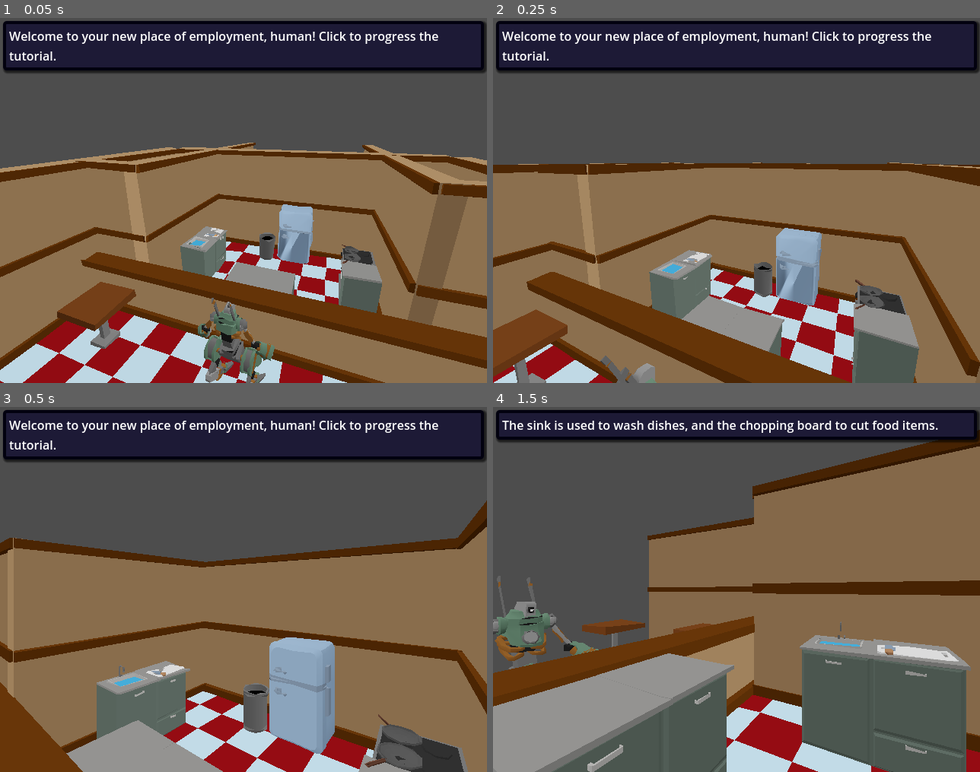
Above: before the commit, frames 1-4 (two rows, left to right).
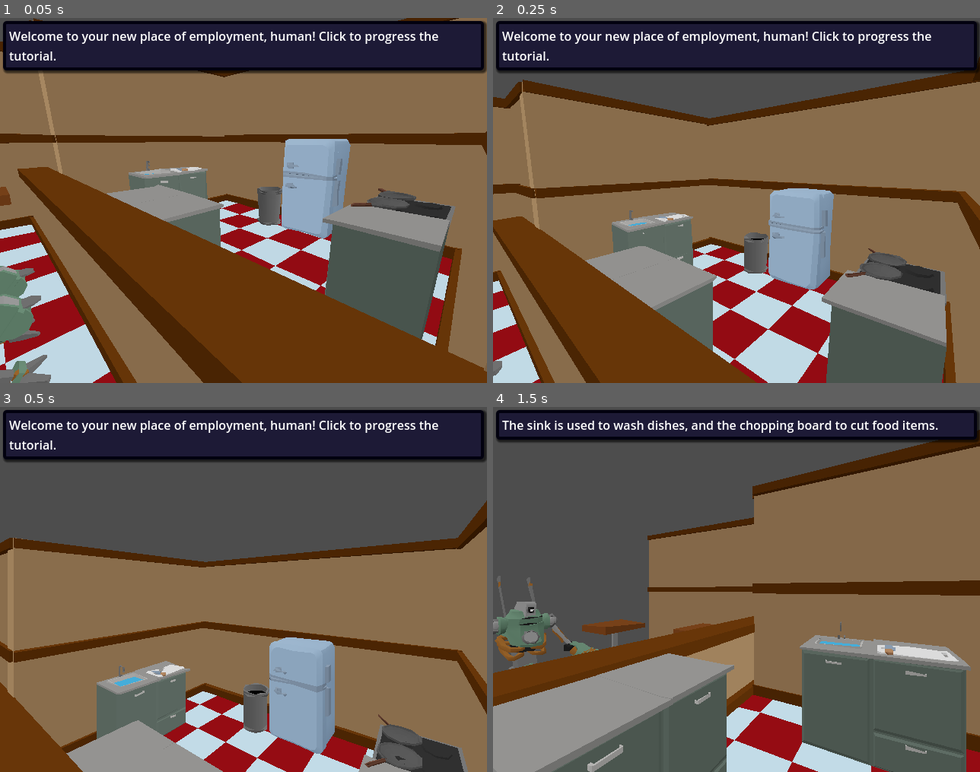
Above: after the commit, the same moments.

Repository: connor-lennox/DemoDisk
Game: Godot game, scene res://scenes/tutorial/tutorial_scene.tscn
Two runs of this game, one before a commit and one after it. Both use one fixed random seed, a clock stepped at 60 frames per second and the inputs below. This scene is started directly instead of the project's main scene.
Inputs (mouse positions are in pixels of both pictures, inside the frame that each line leads up to):
- Up to frame 1 (0.05 s): no input
- Up to frame 2 (0.25 s): no input
- Up to frame 3 (0.5 s): no input
- Up to frame 4 (1.5 s): tap Enter (ui_accept) at 0.5, 0.77 s; move the mouse to (843, 571) at 0.52 s; hold Right (ui_right) 0.53-1.28 s; click (843, 571) at 0.6 s; move the mouse to (639, 607) at 1.27 s; hold Left (ui_left) from 1.28 s (still down); click (639, 607) at 1.35 s

The runs differ from the first frame. In frame 1, 68% of the frame differs, in the area x 0-100%, y 0-100%; in frame 2, 55%; in frame 3, nothing differs; in frame 4, nothing differs.

Commit message:
better transitions

Diff:
--- a/nodes/bgm.gd
+++ b/nodes/bgm.gd
@@ -1,14 +1,18 @@
 extends AudioStreamPlayer
+
+const PLAYING_VOLUME = -7
+const OFF_VOLUME = -25
+const VOLUME_FADE_TIME = 0.5
 
 const TITLE_TRACK = "title"
 const GAME_TRACK = "game"
 
 var current_track = ""
 
+var volume_tween: Tween = null
 
 func _ready():
 	volume_db = -7
-
 
 func play_title_music():
 	if current_track != TITLE_TRACK:
@@ -22,3 +26,15 @@
 		stream = load("res://assets/music/game_music.ogg")
 		play()
 		current_track = GAME_TRACK
+
+func fade_out():
+	if volume_tween:
+		volume_tween.kill()
+	volume_tween = get_tree().create_tween()
+	volume_tween.tween_property(self, "volume_db", OFF_VOLUME, VOLUME_FADE_TIME)
+
+func fade_in():
+	if volume_tween:
+		volume_tween.kill()
+	volume_tween = get_tree().create_tween()
+	volume_tween.tween_property(self, "volume_db", PLAYING_VOLUME, VOLUME_FADE_TIME)
--- a/scenes/scene_holder.gd
+++ b/scenes/scene_holder.gd
@@ -4,6 +4,7 @@
 @onready var scene_root = $SceneRoot
 
 func switch_to_scene(path: String):
+	Bgm.fade_out()
 	await fade_transition.cover()
 
 	for child in scene_root.get_children():
@@ -12,4 +13,5 @@
 	var new_scene = load(path).instantiate()
 	scene_root.add_child(new_scene)
 
+	Bgm.fade_in()
 	fade_transition.uncover()
--- a/scenes/title/title_scene.gd
+++ b/scenes/title/title_scene.gd
@@ -11,6 +11,8 @@
 func _start_game():
 	SceneManager.switch_to_game()
 
-
 func _start_tutorial():
 	SceneManager.switch_to_tutorial()
+
+func _exit_game():
+	get_tree().quit()
--- a/scenes/title/title_scene.tscn
+++ b/scenes/title/title_scene.tscn
@@ -21,17 +21,28 @@
 
 [node name="VBoxContainer" type="VBoxContainer" parent="MarginContainer"]
 layout_mode = 2
-theme_override_constants/separation = 16
+theme_override_constants/separation = 8
 
 [node name="PlayButton" type="Button" parent="MarginContainer/VBoxContainer"]
 custom_minimum_size = Vector2(250, 0)
 layout_mode = 2
 text = "Play"
 
+[node name="LevelSelectButton" type="Button" parent="MarginContainer/VBoxContainer"]
+custom_minimum_size = Vector2(250, 0)
+layout_mode = 2
+disabled = true
+text = "Level Select"
+
 [node name="TutorialButton" type="Button" parent="MarginContainer/VBoxContainer"]
 custom_minimum_size = Vector2(250, 0)
 layout_mode = 2
 text = "Tutorial"
+
+[node name="ExitButton" type="Button" parent="MarginContainer/VBoxContainer"]
+custom_minimum_size = Vector2(250, 0)
+layout_mode = 2
+text = "Exit"
 
 [node name="Restaurant" parent="." instance=ExtResource("2_a70bl")]
 
@@ -55,3 +66,4 @@
 
 [connection signal="pressed" from="MarginContainer/VBoxContainer/PlayButton" to="." method="_start_game"]
 [connection signal="pressed" from="MarginContainer/VBoxContainer/TutorialButton" to="." method="_start_tutorial"]
+[connection signal="pressed" from="MarginContainer/VBoxContainer/ExitButton" to="." method="_exit_game"]
--- a/scenes/tutorial/tutorial_scene.gd
+++ b/scenes/tutorial/tutorial_scene.gd
@@ -5,6 +5,7 @@
 @onready var tutorial_points = $TutorialPoints.get_children()
 @onready var tutorial_cam = $TutorialCam
 @onready var tutorial_text: Label = $"%TutorialText"
+@onready var swish_audio = $SwishAudio
 
 var point_idx = 0
 var moving = false
@@ -37,6 +38,8 @@
 	target.enter()
 	tutorial_text.text = target.description
 
+	swish_audio.play()
+
 	var tween: Tween = get_tree().create_tween()
 	tween.tween_property(tutorial_cam, "global_position", target.global_position, TIME_TO_MOVE)
 	var rotation_target = Vector3(0, tutorial_cam.global_rotation.y + wrapf(target.global_rotation.y - tutorial_cam.global_rotation.y, -PI, PI), 0)
--- a/scenes/tutorial/tutorial_scene.tscn
+++ b/scenes/tutorial/tutorial_scene.tscn
@@ -1,10 +1,11 @@
-[gd_scene load_steps=6 format=3 uid="uid://cp2qbthk8urx2"]
+[gd_scene load_steps=7 format=3 uid="uid://cp2qbthk8urx2"]
 
 [ext_resource type="PackedScene" uid="uid://bc7fw6ecvwcv6" path="res://scenes/restaurant.tscn" id="1_ed4hd"]
 [ext_resource type="Script" path="res://scenes/tutorial/tutorial_scene.gd" id="1_lt0ct"]
 [ext_resource type="Script" path="res://scenes/tutorial/tutorial_point.gd" id="2_25uqi"]
 [ext_resource type="StyleBox" uid="uid://cl0ts27mjapj1" path="res://scenes/tutorial/tutorial_text_box.tres" id="4_r5avi"]
 [ext_resource type="PackedScene" uid="uid://03f307g5cj2y" path="res://nodes/customers/customer.tscn" id="5_qrxt3"]
+[ext_resource type="AudioStream" uid="uid://4ula6jb1q52f" path="res://assets/sounds/move_swish.ogg" id="6_q8ir5"]
 
 [node name="TutorialScene" type="Node3D"]
 script = ExtResource("1_lt0ct")
@@ -45,7 +46,7 @@
 description = "Get out there and start flipping some burgers!"
 
 [node name="TutorialCam" type="Camera3D" parent="."]
-transform = Transform3D(-0.952939, 0.0981888, -0.286821, 0, 0.946097, 0.323882, 0.303162, 0.30864, -0.901573, -1.47269, 6.28181, -5.60166)
+transform = Transform3D(-0.714509, 0.197509, -0.671168, 0, 0.959324, 0.282306, 0.699626, 0.201711, -0.685446, -3.63945, 2.42401, -0.67098)
 current = true
 
 [node name="MarginContainer" type="MarginContainer" parent="."]
@@ -70,4 +71,8 @@
 [node name="Customer" parent="." instance=ExtResource("5_qrxt3")]
 transform = Transform3D(1, 0, 0, 0, 1, 0, 0, 0, 1, 0, 0, -1.3)
 
+[node name="SwishAudio" type="AudioStreamPlayer" parent="."]
+stream = ExtResource("6_q8ir5")
+pitch_scale = 0.8
+
 [editable path="Restaurant"]
